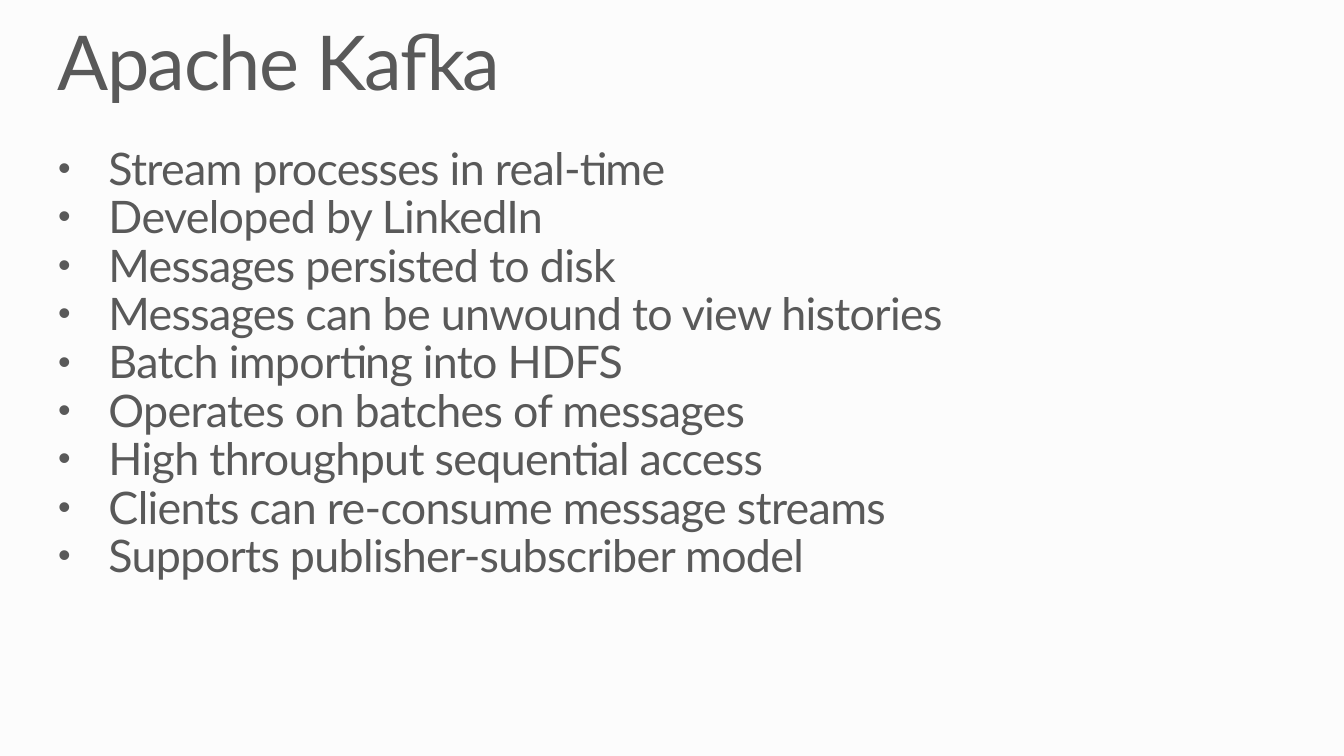
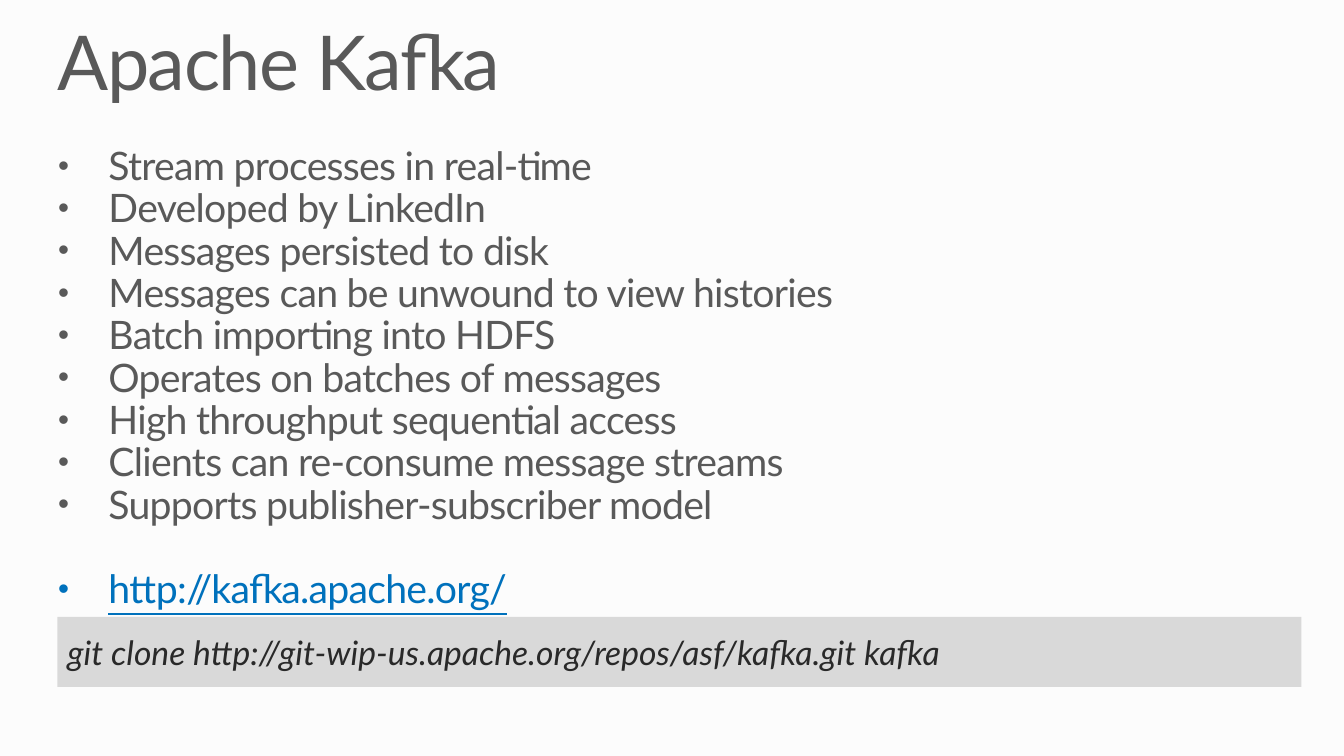
Before and after one commit to MSRConnections/Azure-training-course, a slide deck: slide 4 of Day 2/7. Streaming Data/Storm, Kafka and Data Caching.pptx. Drawn at 1344x756 pixels with LibreOffice and Linux fonts; fonts in the diff are those of the drawing. Boxes give left, top, right and bottom in pixels: in the first picture for what was removed or moved away, otherwise in the second. Text is boxed around its words. In the diff, an @@ line names an element or a change of style, - is before the commit and + after.

```diff
--- a/Day 2/7. Streaming Data/Storm, Kafka and Data Caching.pptx
+++ b/Day 2/7. Streaming Data/Storm, Kafka and Data Caching.pptx
@@ text at (108,151,833,526): size 32 to 28 pt @@
@@ text at (108,573,506,610): paragraph added @@
+  • http://kafka.apache.org/
@@ rectangle added at (57,617,1302,688), fill #D9D9D9, 24 pt, text #292929, italic @@
+git clone http://git-wip-us.apache.org/repos/asf/kafka.git kafka
```
Also in this commit, not shown: 2 other slides changed, 1 slide added, 1 other file.
